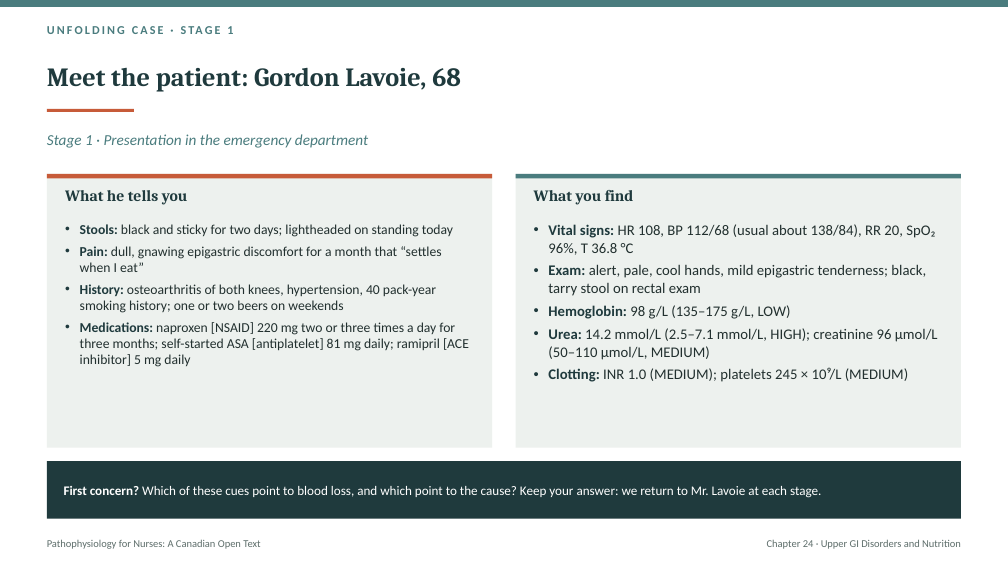
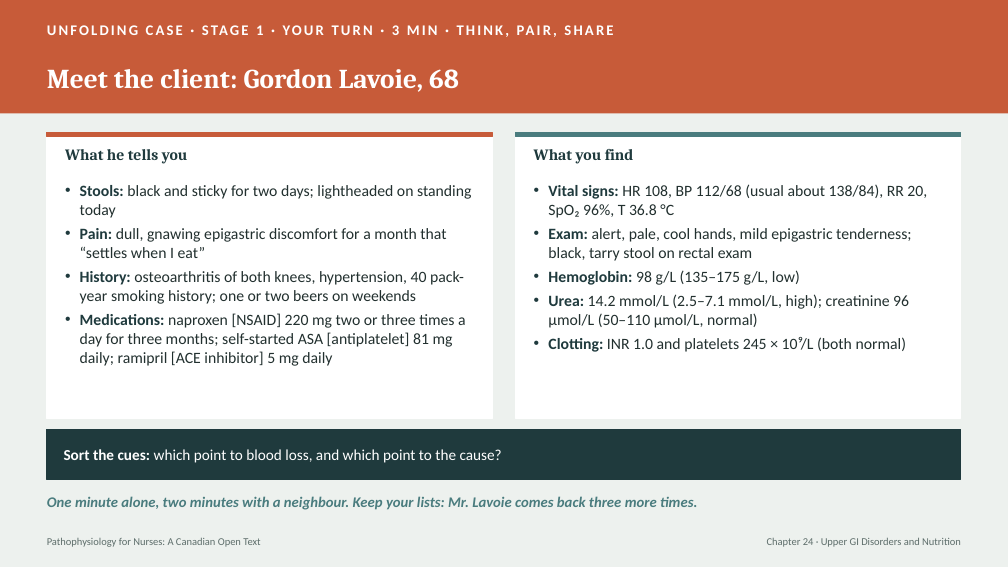
Before and after one commit to andrewleenl/opensourcenursing, a slide deck: slide 5 of Ch24_Upper_Gastrointestinal_Disorders_and_Nutrition_Lecture_Presentation.pptx (slide 4 before the commit). Drawn at 1008x567 pixels with LibreOffice and Linux fonts; fonts in the diff are those of the drawing. Boxes give left, top, right and bottom in pixels: in the first picture for what was removed or moved away, otherwise in the second. Text is boxed around its words. In the diff, an @@ line names an element or a change of style, - is before the commit and + after.

```diff
--- a/Ch24_Upper_Gastrointestinal_Disorders_and_Nutrition_Lecture_Presentation.pptx
+++ b/Ch24_Upper_Gastrointestinal_Disorders_and_Nutrition_Lecture_Presentation.pptx
@@ background #FFFFFF to #EDF1EE @@
@@ rectangle: place and size @@
-rectangle at <box>0,0,1008,7</box>
+rectangle at <box>0,0,1008,113</box>
@@ rectangle at <box>0,0,1008,113</box>: fill #4A7C7E to #C75B39 @@
@@ text at <box>256,25,399,35</box>: text changed; size 11.5 to 14 pt; text colour #4A7C7E to #FFFFFF @@
-UNFOLDING CASE · STAGE 1
+UNFOLDING CASE · STAGE 1 · YOUR TURN · 3 MIN · THINK, PAIR, SHARE
@@ title at <box>47,69,459,92</box>: text changed; size 25 to 26 pt; text colour #1F3A3D to #FFFFFF @@
-Meet the patient: Gordon Lavoie, 68
+Meet the client: Gordon Lavoie, 68
@@ rectangle removed at <box>47,109,134,112</box> @@
@@ rectangle: place and size @@
-rectangle at <box>47,174,492,448</box>
+rectangle at <box>47,132,492,418</box>
@@ rectangle at <box>47,132,492,418</box>: fill #EDF1EE to #FFFFFF; outline none to #FFFFFF 1 pt @@
@@ rectangle at <box>47,132,492,137</box>: outline none to #C75B39 1 pt @@
@@ text removed at <box>47,134,368,148</box> @@
-Stage 1 · Presentation in the emergency department
@@ 2 texts, 2 rectangles: place and size @@
-2 texts, 2 rectangles at <box>47,174,961,205</box>
+2 texts, 2 rectangles at <box>47,132,961,164</box>
@@ rectangle at <box>516,132,961,418</box>: fill #EDF1EE to #FFFFFF; outline none to #FFFFFF 1 pt @@
@@ rectangle: place and size @@
-rectangle at <box>516,174,961,448</box>
+rectangle at <box>516,132,961,418</box>
@@ rectangle at <box>516,132,961,137</box>: outline none to #4A7C7E 1 pt @@
@@ text "Stools: black and sticky for ...": place and size @@
-text "Stools: black and sticky for ..." at <box>80,224,469,367</box>
+text "Stools: black and sticky for ..." at <box>80,185,471,366</box>
@@ text "Stools: black and sticky for ..." at <box>80,185,471,366</box>: size 13 to 15 pt @@
@@ text "Vital signs: HR 108, BP ...": place and size @@
-text "Vital signs: HR 108, BP ..." at <box>548,224,938,382</box>
+text "Vital signs: HR 108, BP ..." at <box>548,184,927,352</box>
@@ text at <box>548,184,927,261</box>: size 14 to 15 pt in "Vital signs: HR 108, BP 112/68 (usual ...", "Exam: alert, pale, cool hands, mild epigastric ..." @@
@@ text at <box>548,270,909,352</box>: text changed; size 14 to 15 pt @@
-• Hemoglobin: 98 g/L (135–175 g/L, LOW)
-• Urea: 14.2 mmol/L (2.5–7.1 mmol/L, HIGH); creatinine 96 µmol/L (50–110 µmol/L, MEDIUM)
-• Clotting: INR 1.0 (MEDIUM); platelets 245 × 10⁹/L (MEDIUM)
+• Hemoglobin: 98 g/L (135–175 g/L, low)
+• Urea: 14.2 mmol/L (2.5–7.1 mmol/L, high); creatinine 96 µmol/L (50–110 µmol/L, normal)
+• Clotting: INR 1.0 and platelets 245 × 10⁹/L (both normal)
@@ rectangle: place and size @@
-rectangle at <box>47,461,961,519</box>
+rectangle at <box>47,430,961,479</box>
@@ rectangle at <box>47,430,961,479</box>: outline none to #1F3A3D 1 pt @@
@@ text at <box>64,449,502,463</box>: text changed; size 12.5 to 14.5 pt @@
-First concern? Which of these cues point to blood loss, and which point to the cause? Keep your answer: we return to Mr. Lavoie at each stage.
+Sort the cues: which point to blood loss, and which point to the cause?
@@ text added at <box>47,496,697,510</box>, 14 pt, text #4A7C7E, bold, italic @@
+One minute alone, two minutes with a neighbour. Keep your lists: Mr. Lavoie comes back three more times.
```
Also in this commit, not shown: 38 other slides changed, 16 slides added, 11 slides removed, 2 other files.
